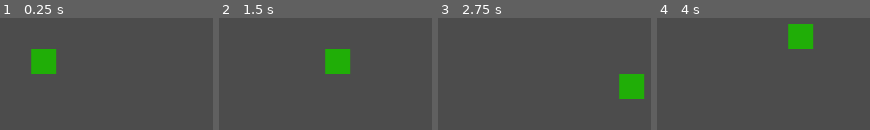
Above: before the commit, frames 1-4 (left to right).
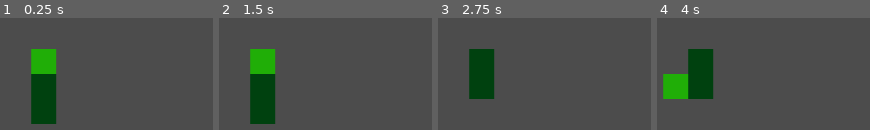
Above: after the commit, the same moments.

Repository: good-praxis/snaker
Game: Godot game, scene res://Snake.tscn
Two runs of this game, one before a commit and one after it. Both use one fixed random seed, a clock stepped at 60 frames per second and the inputs below. The project has no main scene, so this scene is started directly.
Inputs:
- Up to frame 1 (0.25 s): no input
- Up to frame 2 (1.5 s): hold Right 0.53-1.28 s; hold Down from 1.28 s (still down)
- Up to frame 3 (2.75 s): release Down at 2.03 s; hold Right from 2.03 s (still down)
- Up to frame 4 (4 s): release Right at 2.78 s; hold Up 2.78-3.53 s; hold Left from 3.53 s (still down)

The runs differ from the first frame. In frame 1, 5.2% of the frame differs, in the area x 14-27%, y 50-95%; in frame 2, 10%, in the area x 14-62%, y 27-95%; in frame 3, 7.9%; in frame 4, 10%.

Commit message:
make tail movable

Diff:
--- a/Snake.gd
+++ b/Snake.gd
@@ -4,17 +4,26 @@
 
 var last_input = UP
 const BLOCKSIZE = 35
-var length = 0
+var length
 var body_part_scene = preload("res://SnakeBodyPart.tscn")
+var body_parts = []
 
 export var start_length = 2
-export var move_interval = 0.3
+export var move_interval = 2
+
 
 
 func _ready():
 	$"Move Timer".start(move_interval)
+	length = start_length
 	for i in range(start_length):
-		pass
+		var current_part = body_part_scene.instance()
+		var init_pos = position
+		init_pos.y = init_pos.y + ((i + 1) * 35)
+		current_part.init(init_pos, i)
+		$Tail.add_child(current_part)
+		current_part.set_pos()
+		body_parts.append(current_part)
 
 func _process(delta):
 	if Input.is_key_pressed(KEY_UP) or Input.is_key_pressed(KEY_W):
@@ -27,7 +36,9 @@
 		last_input = RIGHT
 
 func _on_Move_Timer_timeout():
+	update_tail()
 	move()
+	validate_tail()
 
 func move():
 	match last_input:
@@ -39,3 +50,13 @@
 			move_local_x(-BLOCKSIZE)
 		RIGHT:
 			move_local_x(BLOCKSIZE)
+
+func update_tail():
+	for i in range(body_parts.size()):
+		var this_part = body_parts[i]
+		this_part.tick(length, position)
+
+func validate_tail():
+	for i in range(body_parts.size()):
+		var this_part = body_parts[i]
+		this_part.set_pos()
--- a/SnakeBodyPart.gd
+++ b/SnakeBodyPart.gd
@@ -4,11 +4,26 @@
 var global_pos = get_global_transform()
 
 func _ready():
-	pass
+	set_pos()
 
-func init(pos):
-	print("Hello world")
+func init(pos, time=0):
 	global_pos = pos
+	time_since_creation = time
 
-func _process(delta):
-	set_global_transform(global_pos)
+func set_pos():
+	set_global_transform(Transform2D(0.0, global_pos))
+
+func tick(length, pos):
+	set_pos()
+	time_since_creation += 1
+	if is_expired(length):
+		reset(pos)
+	print(is_expired(length), " ", length, " ", time_since_creation)
+
+
+func reset(pos):
+	global_pos = pos
+	time_since_creation = 0
+
+func is_expired(length):
+	return time_since_creation >= length
